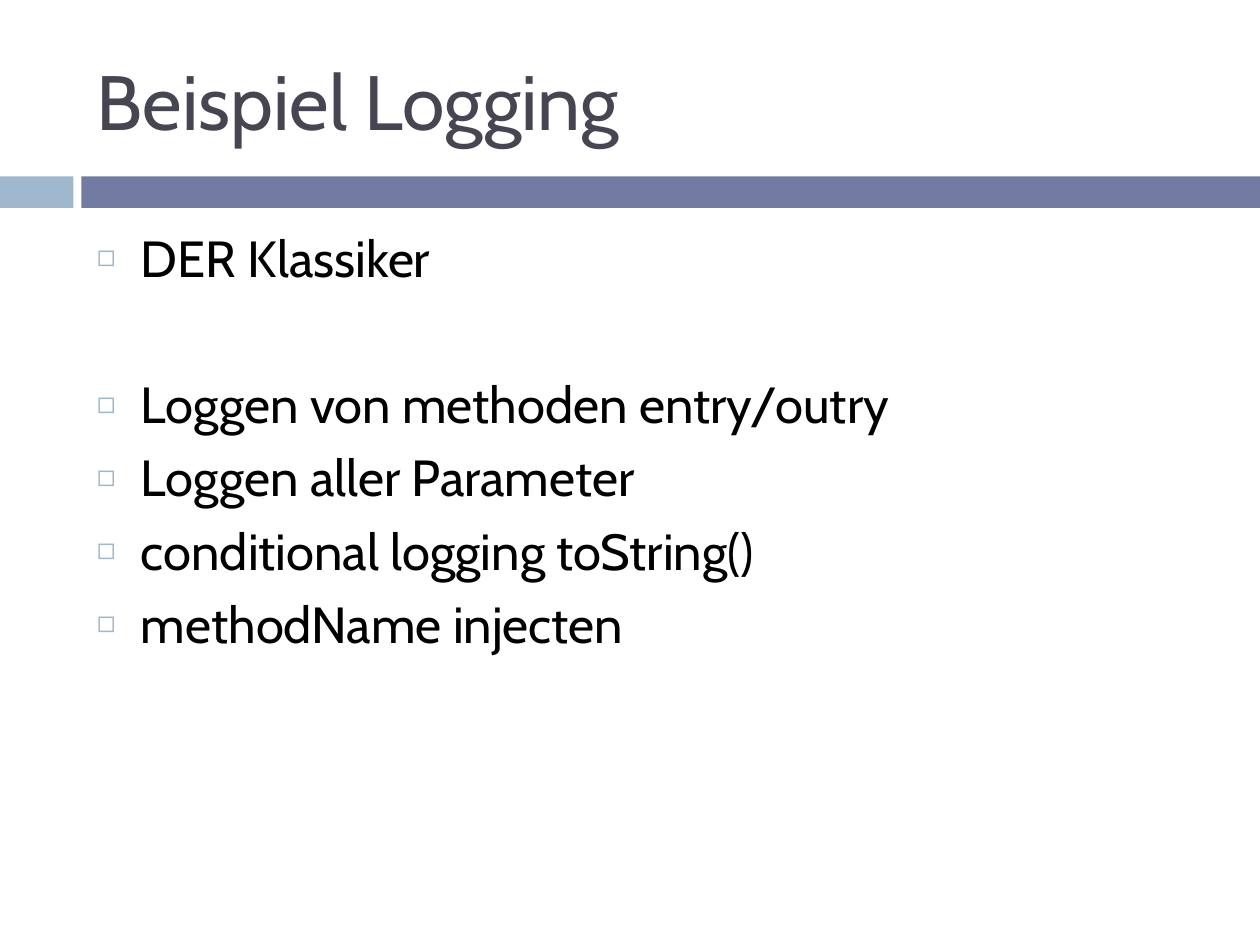
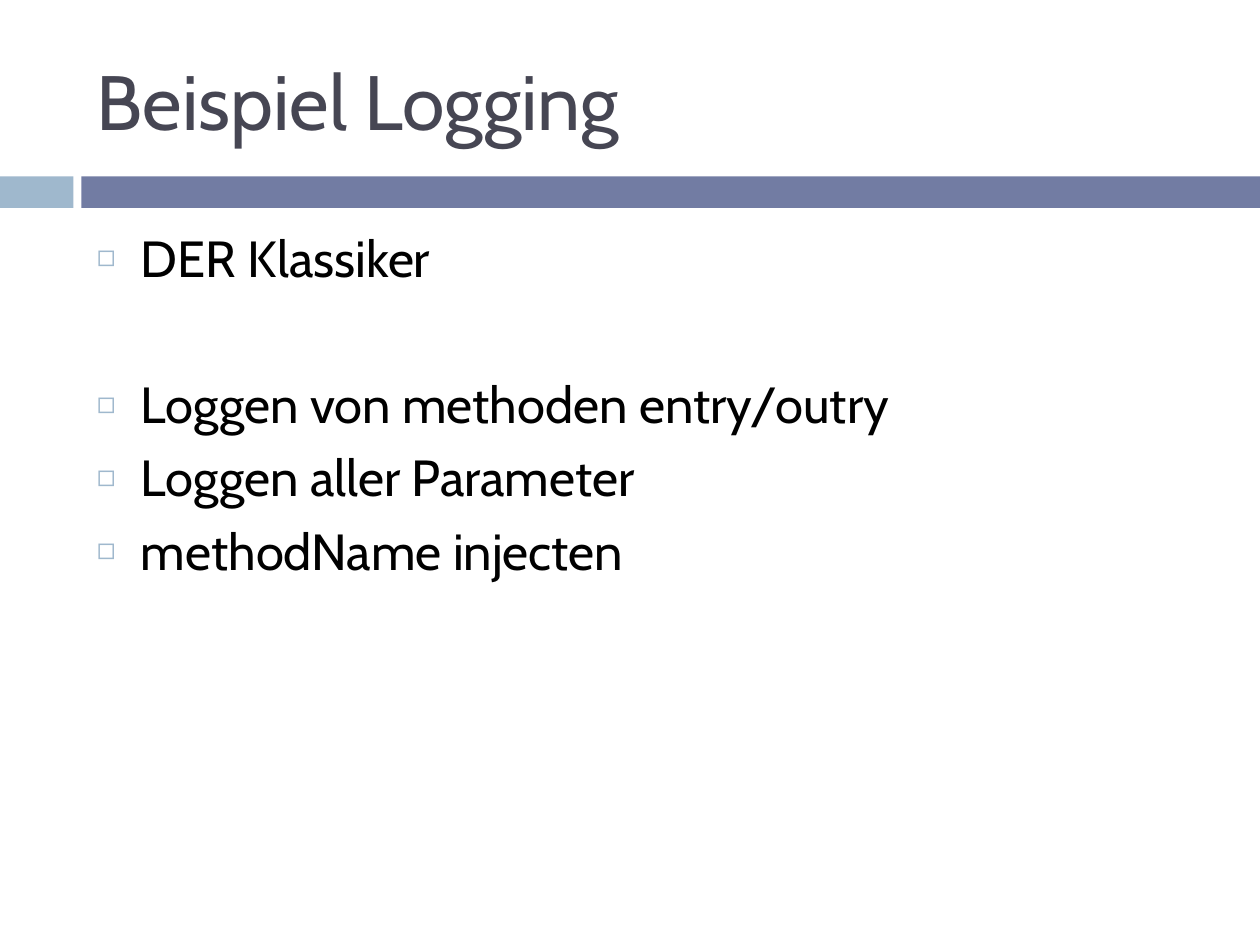
Before and after one commit to RainerW/sdc2012, a slide deck: slide 12 of presentation/aop.pptm. Drawn at 1260x945 pixels with LibreOffice and Linux fonts; fonts in the diff are those of the drawing. Boxes give left, top, right and bottom in pixels: in the first picture for what was removed or moved away, otherwise in the second. Text is boxed around its words. In the diff, an @@ line names an element or a change of style, - is before the commit and + after.

```diff
--- a/presentation/aop.pptm
+++ b/presentation/aop.pptm
@@ text at <box>141,532,754,581</box>: paragraph removed @@
-◻ conditional logging toString()
```
Also in this commit, not shown: 4 other slides changed, 2 other files.
